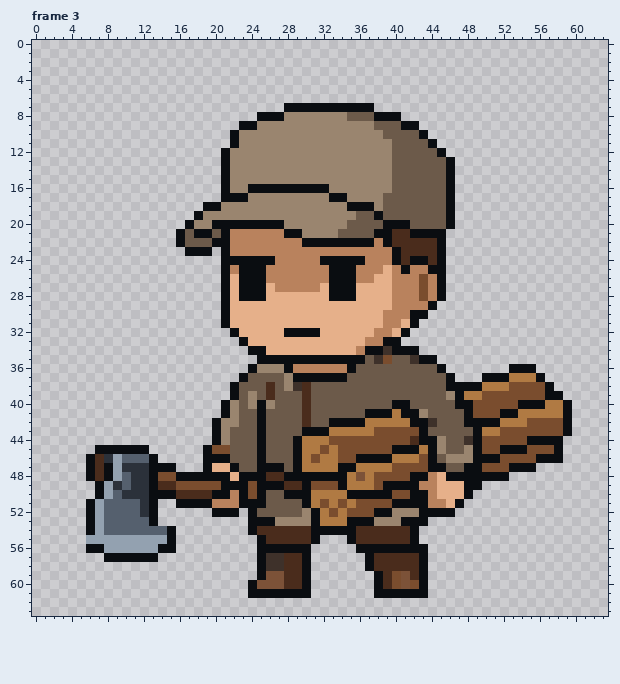
Edited in one commit: pixel-art file (ArtSource/LocalEnemies/BarricadeVillager_Idle.aseprite). Above is the file before it was changed.
64x64 pixels, 9 frames. Shown: frame 3. The old version is drawn lined up with the new one. The commit also changed other frames, which this record leaves out.
The result:
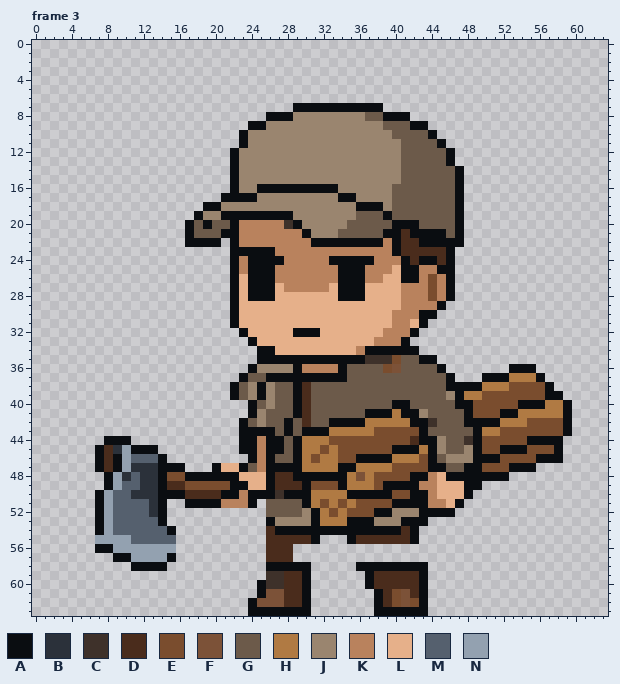
Palette (. is transparent): A #0a0d11  B #2b313a  C #3e312a  D #4a2c1c  E #7a4d2e  F #7c5238  G #6c5a4a  H #b07a43  J #9a856f  K #b9825d  L #e6b08a  M #55606e  N #93a1b0
Change:
whole drawing moved by +0,-2 (the old picture is shown already moved)
Frame 3:
y 7: x 28 A -> .; x 38 . -> A
y 8: x 25 A -> .; x 28 J -> A; x 35..36 GG -> JJ; x 38 A -> G; x 41 . -> A
y 9: x 23 A -> .; x 25 J -> A; x 38 G -> J; x 41 A -> G; x 43 . -> A
y 10: x 22..23 AJ -> .A; x 39 G -> J; x 43..44 A. -> GA
y 11: x 22..23 AJ -> .A; x 40 G -> J; x 44..45 A. -> GA
y 12: x 21..22 AJ -> .A; x 40 G -> J; x 45..46 A. -> GA
y 13: x 21..22 AJ -> .A; x 40 G -> J
y 14..15: x 21..22 AJ -> .A; x 40 G -> J; x 46..47 A. -> GA
y 16: x 21..22 AJ -> .A; x 24 A -> J; x 33 J -> A; x 46..47 A. -> GA
y 17: x 24 J -> A; x 33 A -> J; x 35 J -> A; x 39 G -> J; x 46..47 A. -> GA
y 18: x 35 A -> J; x 38..39 JG -> AJ; x 46..47 A. -> GA
y 19: x 21..28 JJJJJJJJ -> AAAAAAAA; x 38..39 AG -> GA; x 46..47 A. -> GA
y 20: x 18..21 JJAA -> GAGG; x 23..29 AAAAAJJ -> KKKKKCA; x 39 A -> G; x 42 G -> A; x 46..47 A. -> GA
y 21: x 16..19 AGAA -> .AGG; x 22 K -> A; x 28..30 AAJ -> KKA; x 38 A -> G; x 40 D -> A; x 46..47 .. -> GA
y 22: x 16..19 AGGG -> .AAA; x 21..22 AK -> .A; x 30 A -> K; x 38..40 KAD -> AKA; x 43..44 DD -> AA; x 46..47 .. -> AA
y 23: x 17..19 AAA -> ...; x 21..26 AKKKKK -> .AAAAA; x 45..46 A. -> DA
y 24: x 21 A -> .; x 23 A -> K; x 27 K -> A; x 32 A -> K; x 37 K -> A; x 40..42 ADA -> KAD; x 44..46 DA. -> ADA
y 25: x 21..23 AKA -> .AK; x 26 K -> A; x 33 A -> K; x 36 K -> A; x 39..40 LK -> KL; x 42 K -> A; x 44 A -> K; x 46 . -> A
y 26: x 21..23 ALA -> .AL; x 26 K -> A; x 33 A -> K; x 36 K -> A; x 38 L -> K; x 40..46 KKKEKA. -> LAAKEKA
y 27: x 21..23 ALA -> .AL; x 26..27 LK -> AL; x 32..33 LA -> KL; x 36 L -> A; x 40 K -> L; x 43..46 EKA. -> KEKA
y 28: x 21..23 ALA -> .AL; x 26 L -> A; x 33 A -> L; x 36 L -> A; x 40 K -> L; x 43..46 EKA. -> KEKA
y 29: x 21..22 AL -> .A; x 40 K -> L; x 44..45 A. -> KA
y 30: x 21..22 AL -> .A; x 39 K -> L; x 42 A -> K; x 44 . -> A
y 31: x 21..22 AL -> .A; x 39 K -> L; x 41..43 LA. -> KLA
y 32: x 22..23 AL -> .A; x 28 A -> L; x 38 K -> L; x 40..42 LA. -> KKA
y 33: x 23..24 AL -> .A; x 37 K -> L; x 39..41 AA. -> KKA
y 34: x 24 A -> .; x 26 L -> A; x 39 C -> A
y 35: x 37 G -> C; x 39..40 EG -> CE; x 42 C -> G
y 36: x 28..29 AK -> JA; x 34..35 KA -> AG; x 39..40 GG -> EF
y 37: x 26..28 GGJ -> AAA
y 38: x 24..26 GGD -> JAJ; x 28..29 JC -> GA
y 39: x 25..26 GD -> AJ; x 29 G -> A
y 40: x 21..25 AJGJA -> ...AG; x 29 G -> A
y 41: x 21..25 AJGGA -> ...AJ; x 29 G -> A
y 42: x 20..23 AJJG -> ...A; x 25 A -> J; x 28 G -> A
y 43: x 20..24 AJGGG -> ...AA; x 26 G -> A; x 28 G -> A
y 44: x 8..10 ... -> AAA; x 20..27 AJGGGAGG -> ...AAKAA
y 45: x 8..10 AAA -> DBN; x 13 . -> A; x 19..27 AEEGGGAGG -> ....AAKAA
y 46: x 6..10 ADBNM -> .ADAN; x 13..14 A. -> MA; x 19..26 AAAGGGAG -> .....AKA
y 47: x 6..10 ADANB -> .ADAN; x 13 A -> B; x 16 . -> A; x 19..20 AL -> .A; x 22..23 AG -> LA; x 25 A -> K; x 28 G -> A
y 48: x 6..7 AD -> ..; x 10..11 MB -> BM; x 13..14 AE -> BA; x 16 A -> E; x 22..26 LAAAD -> ALLLA; x 28 A -> D
y 49: x 7..9 ANB -> .AN; x 11 B -> M; x 13..14 AD -> BA; x 16 E -> D; x 21 A -> E; x 24..25 EA -> LL; x 27 A -> D
y 50: x 10 B -> M; x 13 A -> B; x 16 D -> A; x 20 A -> D; x 22..24 KAE -> AKA; x 26..27 GG -> AC
y 51: x 6..8 ANM -> .AN; x 12..14 BA. -> MBA; x 16 A -> .; x 20 K -> A; x 23 A -> K; x 25 A -> .
y 52: x 6..8 ANM -> .AN; x 12..14 BA. -> MBA; x 20..22 AAA -> ...; x 24..25 AG -> ..
y 53: x 6..8 ANM -> .AN; x 13..14 A. -> MA; x 24..25 AA -> ..
y 54: x 6..8 ANM -> .AN; x 24..25 AD -> ..; x 27..30 DDDD -> AAAA; x 36..40 DDDDD -> AAAAA
y 55: x 6 N -> .; x 11..15 NNNNA -> MMMMM; x 25 A -> .
y 56: x 6 A -> .; x 8 N -> A; x 14..15 AA -> NN; x 25..30 AAAAAA -> .DDD..; x 36..43 AAAAAAAA -> ........
y 57: x 8 A -> .; x 11..15 AAA.. -> NNNNA; x 25..27 ACC -> .DD; x 29..30 DA -> ..; x 37..43 ADDDDDA -> .......
y 58: x 11..14 .... -> AAAA; x 25..29 ACCDD -> .AAAA; x 36 . -> A; x 38..42 DDDDD -> AAAAA
y 59: x 25..27 AFF -> .CC; x 37..38 .A -> AD; x 40..41 EF -> DD
y 60: x 24..27 AFFF -> .ACC; x 37..38 .A -> AD; x 40..42 EFE -> DDD
y 61: x 24 A -> .; x 26..29 AAAA -> FFDD; x 39..42 AAAA -> DEFD
y 62: x 24..30 ....... -> AFFFDDA; x 38..43 ...... -> ADEFEA
y 63: x 24..30 ....... -> AAAAAAA; x 38..43 ...... -> AAAAAA
